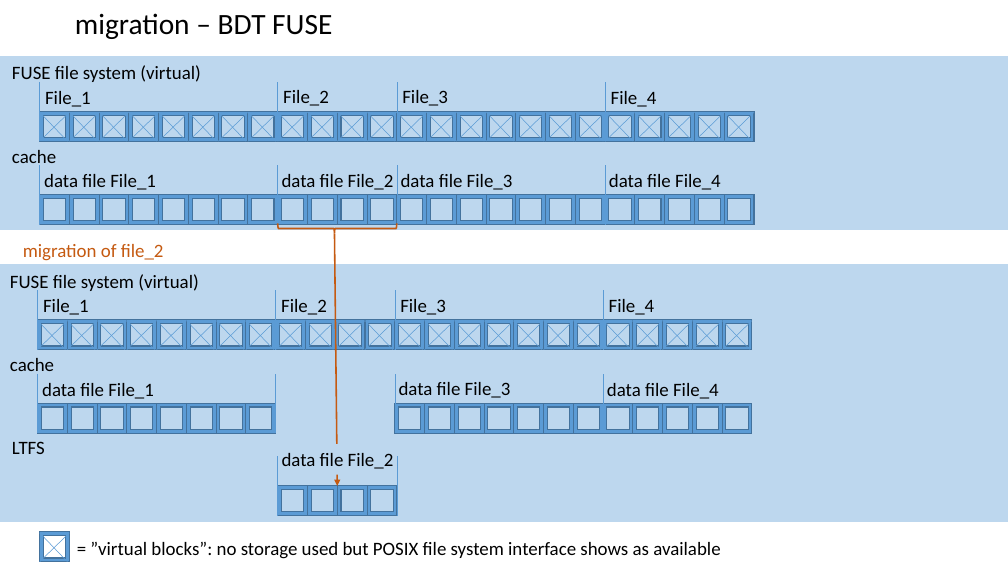
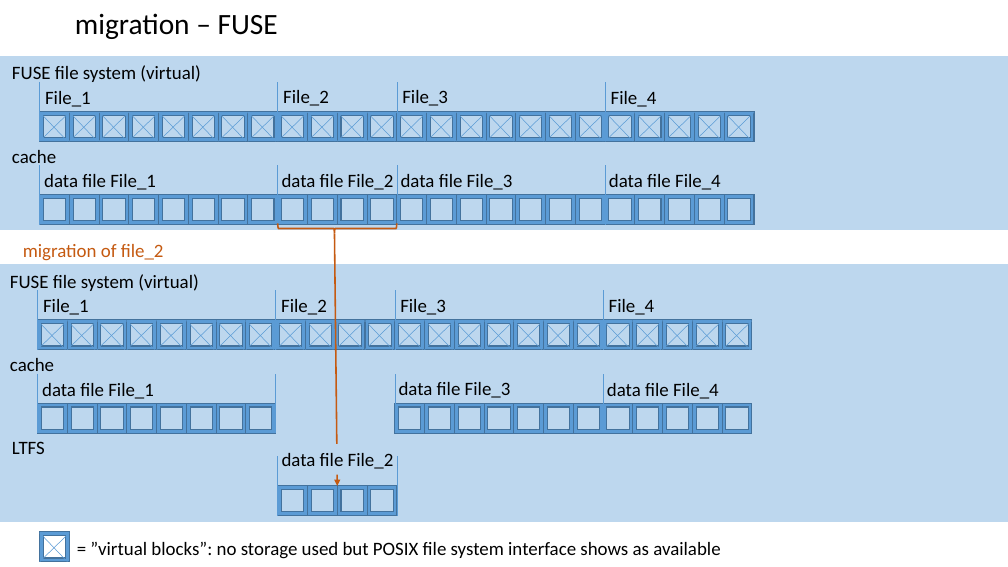
Before and after one commit to IBM/LTFS-Data-Management, a slide deck: slide 3 of documents/XFS dmapi vs. BDT Fuse.pptx. Drawn at 1008x567 pixels with LibreOffice and Linux fonts; fonts in the diff are those of the drawing. Boxes give left, top, right and bottom in pixels: in the first picture for what was removed or moved away, otherwise in the second. Text is boxed around its words. In the diff, an @@ line names an element or a change of style, - is before the commit and + after.

```diff
--- a/documents/XFS dmapi vs. BDT Fuse.pptx
+++ b/documents/XFS dmapi vs. BDT Fuse.pptx
@@ title at (75,13,278,39): text changed @@
-migration – BDT FUSE
+migration – FUSE
```
Also in this commit, not shown: 3 other files.
